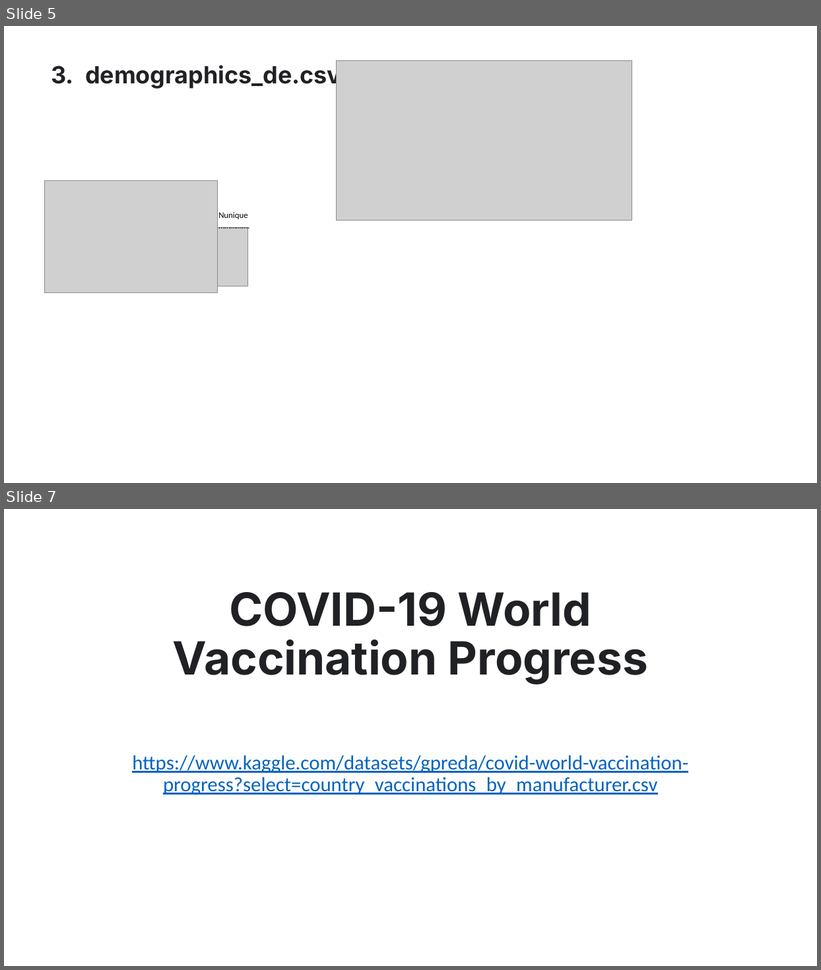
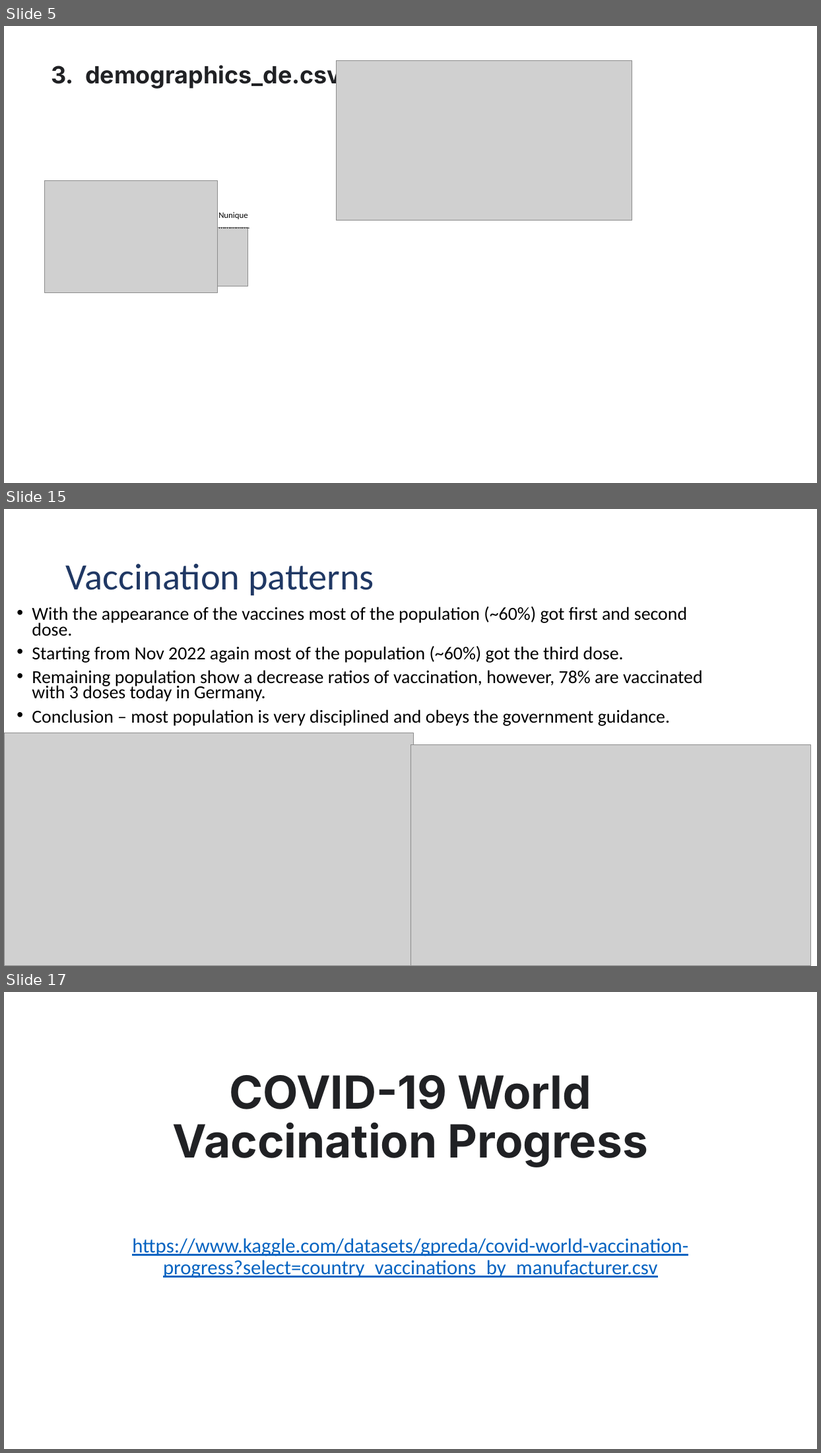
Before and after one commit to doctorf72/Naya-Practical-Data-Science-EDA-Project, a slide deck: initial analysis.pptx. Shown one above the other, each under a label of ours: slides 5 and 7 before the commit, slides 5, 15 and 17 after it; the slides between them are not shown. The pictures are 821x970 and 821x1453 pixels, drawn with LibreOffice and Linux fonts; fonts in the diff are those of the drawing; grey boxes stand for pictures; background and template pictures are left out. Boxes give left, top, right and bottom in pixels: in the first picture for what was removed or moved away, otherwise in the second. Text is boxed around its words. In the diff, an @@ line names an element or a change of style, - is before the commit and + after.

```diff
--- a/initial analysis.pptx
+++ b/initial analysis.pptx
@@ slide 15 added at (x1=4, y1=509, x2=817, y2=966), background #FFFFFF @@
@@ title added at (x1=66, y1=564, x2=374, y2=595), 44 pt, text #203864 @@
+Vaccination patterns
@@ text added at (x1=32, y1=606, x2=703, y2=726), 21.7 pt, text #000000 @@
+• With the appearance of the vaccines most of the population (~60%) got first and second dose.
+• Starting from Nov 2022 again most of the population (~60%) got the third dose.
+• Remaining population show a decrease ratios of vaccination, however, 78% are vaccinated with 3 doses today in Germany.
+• Conclusion – most population is very disciplined and obeys the government guidance.
@@ picture added at (x1=4, y1=733, x2=413, y2=966) @@
@@ picture added at (x1=411, y1=745, x2=811, y2=966) @@
@@ what was slide 7 is now slide 17 @@
```
Also in this commit, not shown: 1 slide changed, 9 other slides added.
